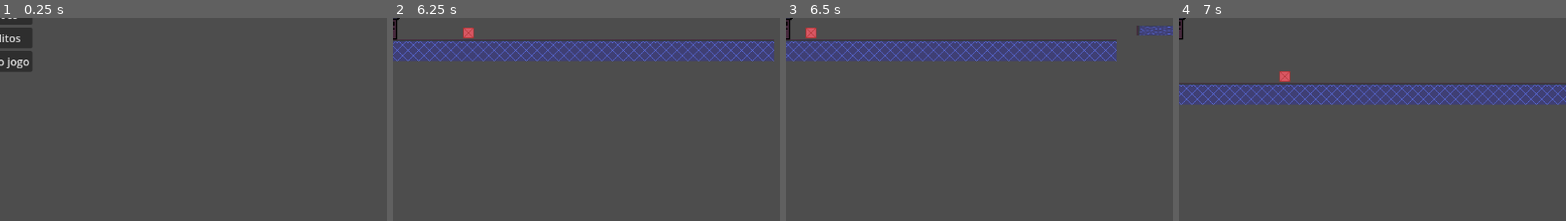
Above: before the commit, frames 1-4 (left to right).
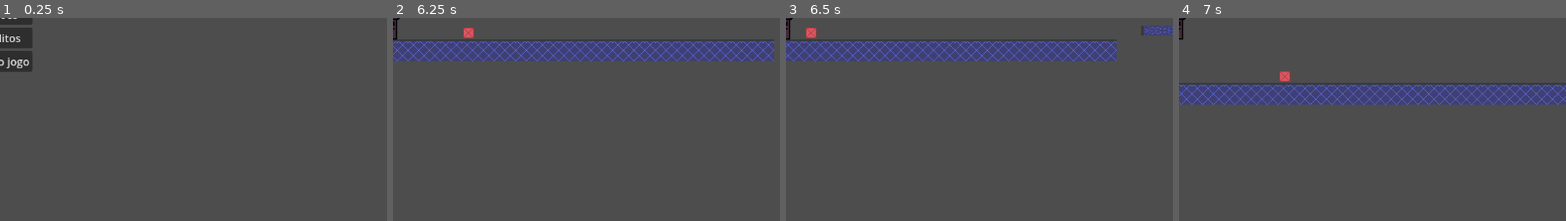
Above: after the commit, the same moments.

Repository: qfaxas/alpha_odicell
Game: Godot game, scene res://cenas/menu_principal.tscn
Same seed, same stepped clock (60 frames per second), same inputs: the game is played once before the commit and once after it.
Inputs:
- Up to frame 1 (0.25 s): no input
- Up to frame 2 (6.25 s): click "Jogar" at 0.5 s; tap Enter (ui_accept) at 1.25, 1.52, 2.27, 3.77, 4.52, 5.27 s; hold Right (ui_right) 1.28-2.78 s; hold Left (ui_left) 2.78-3.53 s; hold Right (ui_right) 3.53-5.03 s; hold Left (ui_left) 5.03-5.78 s; hold Right (ui_right) from 5.78 s (still down)
- Up to frame 3 (6.5 s): keep holding Right (ui_right)
- Up to frame 4 (7 s): release Right (ui_right) at 6.53 s; hold Left (ui_left) from 6.53 s (still down); tap Enter (ui_accept) at 6.77 s
The pictures show only the part of the screen within x 50-100%, y 45-95%; the shares and areas given below are measured in that part.

Frames 1-2 are identical in both runs. In frame 3, 0.2% of the frame differs, in the area x 90-100%, y 3-9%; in frame 4, nothing differs.

Commit message:
mais mudanças

Diff:
--- a/cenas/fase_1.tscn
+++ b/cenas/fase_1.tscn
@@ -52,6 +52,21 @@
 physics_layer_0/collision_layer = 1
 sources/0 = SubResource("TileSetAtlasSource_8xr7i")
 
+[sub_resource type="Animation" id="Animation_kh6dx"]
+length = 0.001
+tracks/0/type = "value"
+tracks/0/imported = false
+tracks/0/enabled = true
+tracks/0/path = NodePath(".:position")
+tracks/0/interp = 1
+tracks/0/loop_wrap = true
+tracks/0/keys = {
+"times": PackedFloat32Array(0),
+"transitions": PackedFloat32Array(1),
+"update": 0,
+"values": [Vector2(1214, 611)]
+}
+
 [sub_resource type="Animation" id="Animation_m6b5x"]
 resource_name = "lateral"
 loop_mode = 2
@@ -66,21 +81,6 @@
 "transitions": PackedFloat32Array(1, 1),
 "update": 0,
 "values": [Vector2(1214, 611), Vector2(1407, 611)]
-}
-
-[sub_resource type="Animation" id="Animation_kh6dx"]
-length = 0.001
-tracks/0/type = "value"
-tracks/0/imported = false
-tracks/0/enabled = true
-tracks/0/path = NodePath(".:position")
-tracks/0/interp = 1
-tracks/0/loop_wrap = true
-tracks/0/keys = {
-"times": PackedFloat32Array(0),
-"transitions": PackedFloat32Array(1),
-"update": 0,
-"values": [Vector2(1214, 611)]
 }
 
 [sub_resource type="AnimationLibrary" id="AnimationLibrary_uf8w3"]
--- a/cenas/personagem_principal.tscn
+++ b/cenas/personagem_principal.tscn
@@ -6,7 +6,6 @@
 size = Vector2(19, 39)
 
 [node name="Personagem_principal" type="CharacterBody2D"]
-floor_constant_speed = true
 
 [node name="Sprite2D" type="Sprite2D" parent="."]
 texture_filter = 1
--- a/cenas/plataforma.tscn
+++ b/cenas/plataforma.tscn
@@ -5,7 +5,7 @@
 [sub_resource type="RectangleShape2D" id="RectangleShape2D_r5327"]
 size = Vector2(48, 48)
 
-[node name="Node2D" type="StaticBody2D"]
+[node name="plataforma" type="AnimatableBody2D"]
 
 [node name="Sprite2D" type="Sprite2D" parent="."]
 texture = ExtResource("1_ep847")
